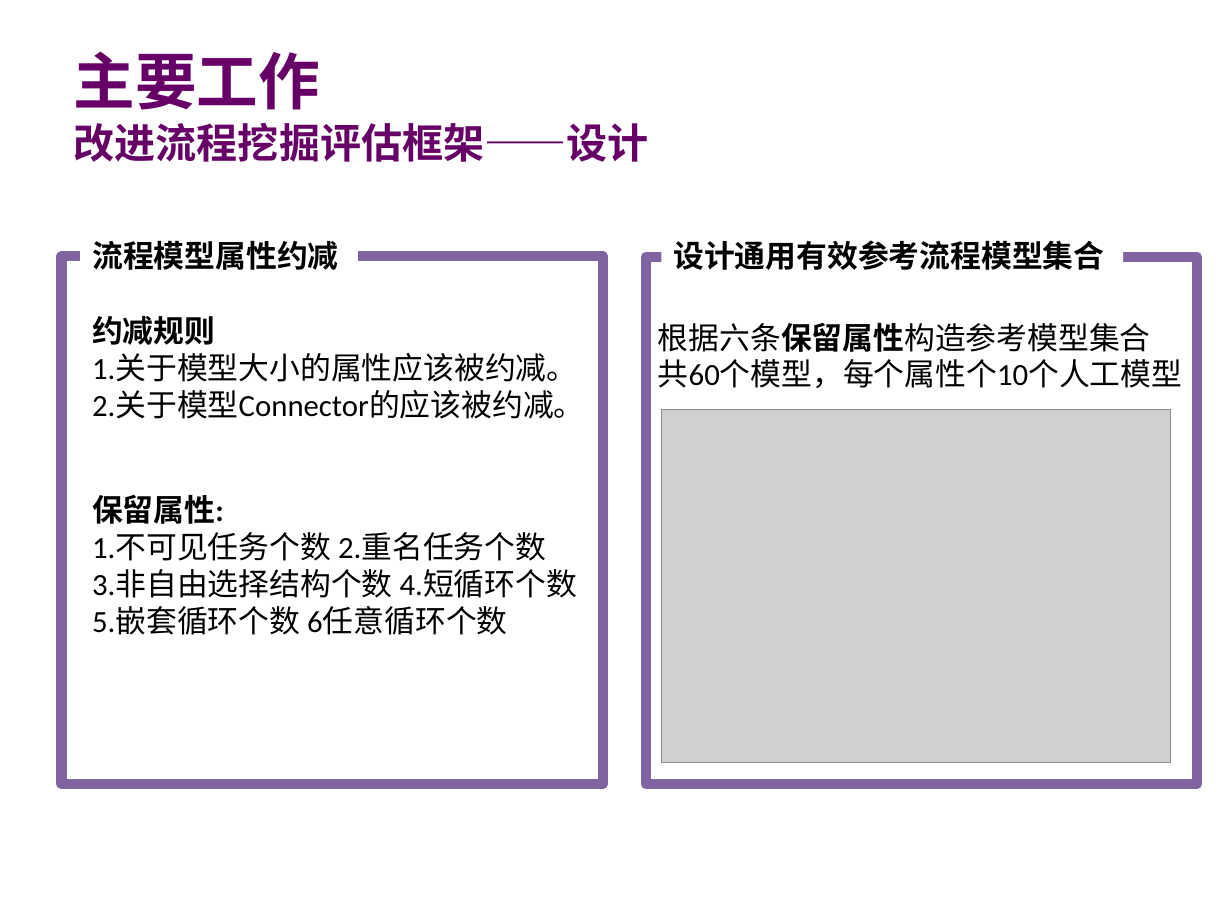
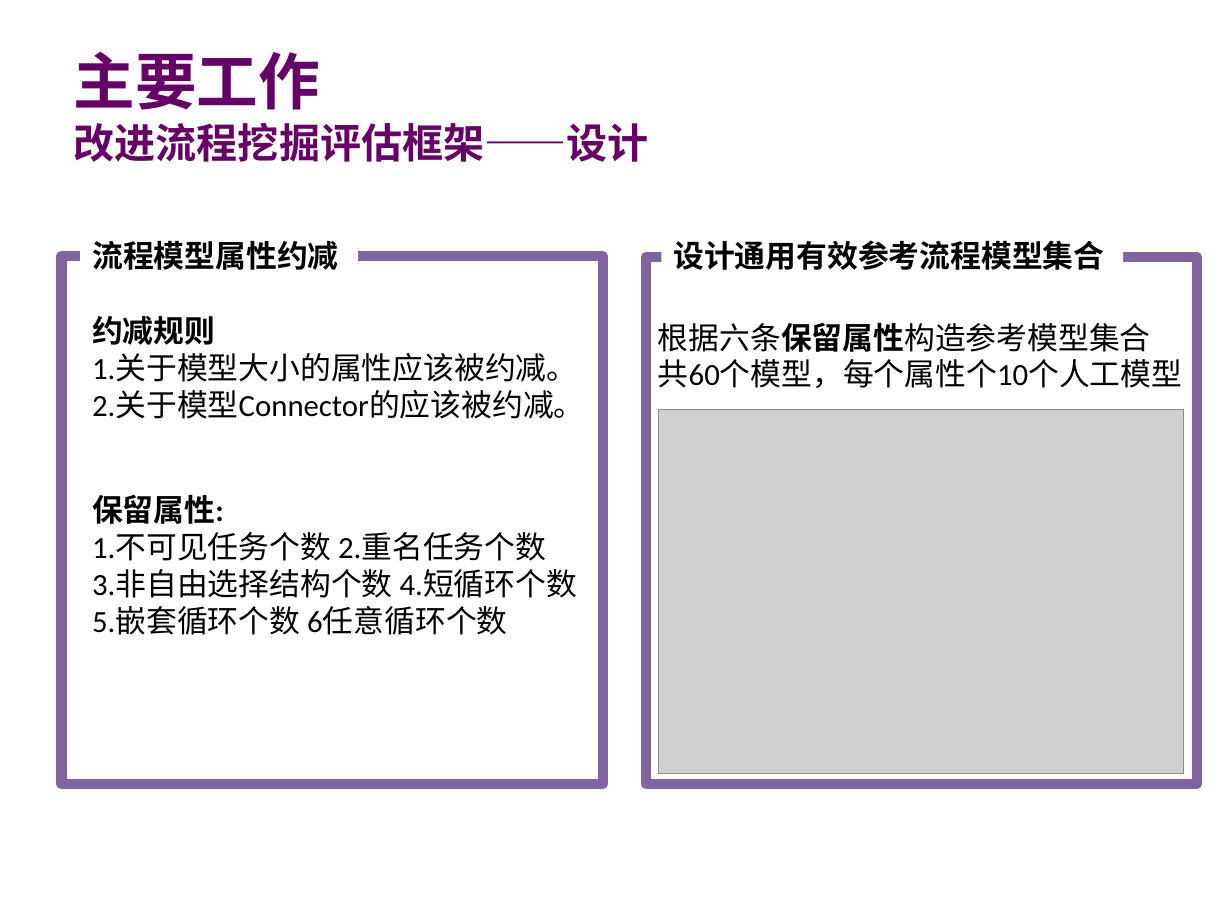
Before and after one commit to guoqinlong/Master-Thesis, a slide deck: slide 18 of 郭秦龙初稿汇报.pptx. Drawn at 1232x924 pixels with LibreOffice and Linux fonts; fonts in the diff are those of the drawing; grey boxes stand for pictures; background and template pictures are left out. Boxes give left, top, right and bottom in pixels: in the first picture for what was removed or moved away, otherwise in the second. Text is boxed around its words. In the diff, an @@ line names an element or a change of style, - is before the commit and + after.

```diff
--- a/郭秦龙初稿汇报.pptx
+++ b/郭秦龙初稿汇报.pptx
@@ rectangle at (x1=646, y1=256, x2=1196, y2=784): fill none to #FFFFFF @@
@@ picture resized from (x1=662, y1=409, x2=1170, y2=763) to (x1=659, y1=409, x2=1184, y2=774) @@
```
Also in this commit, not shown: 2 other slides changed.
